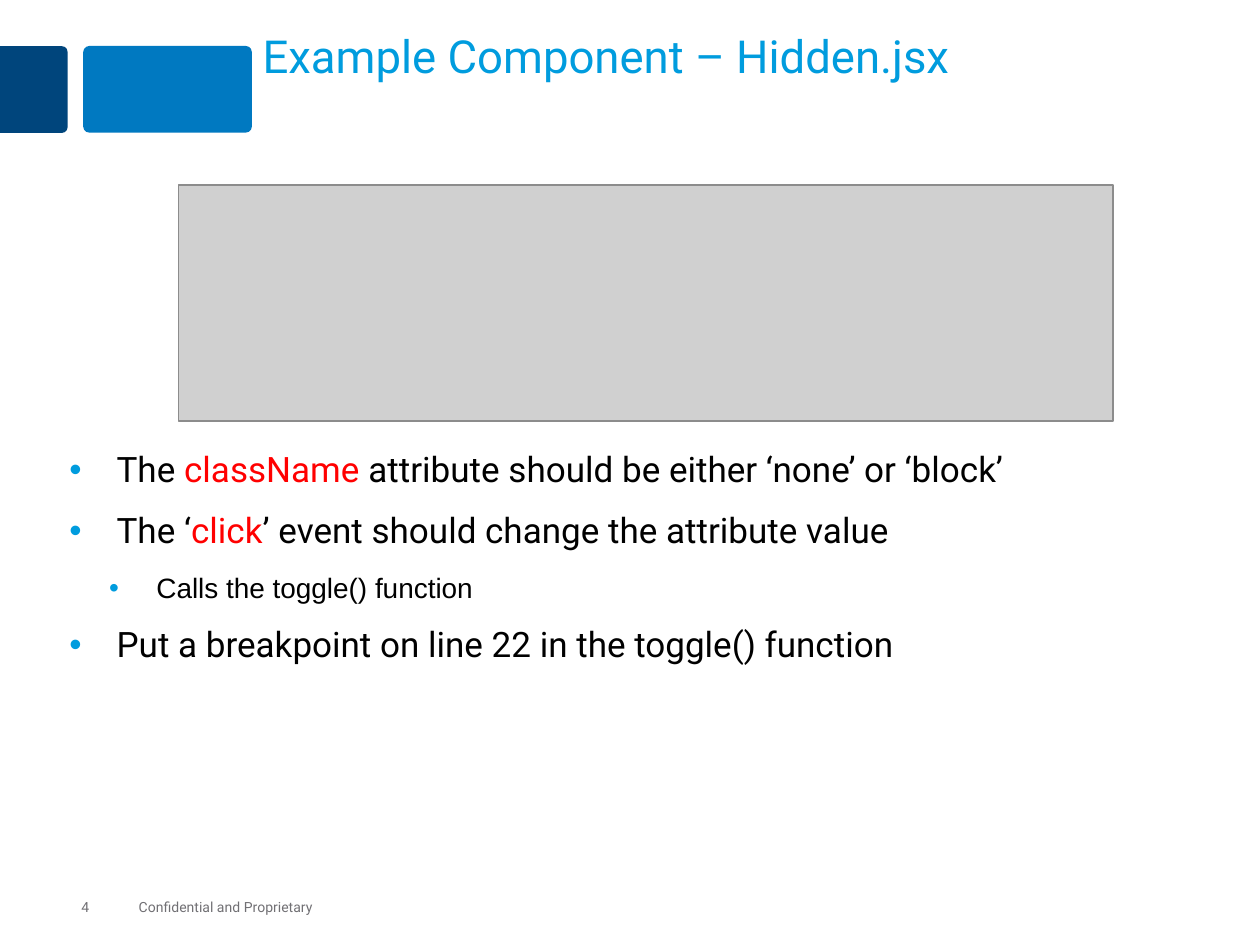
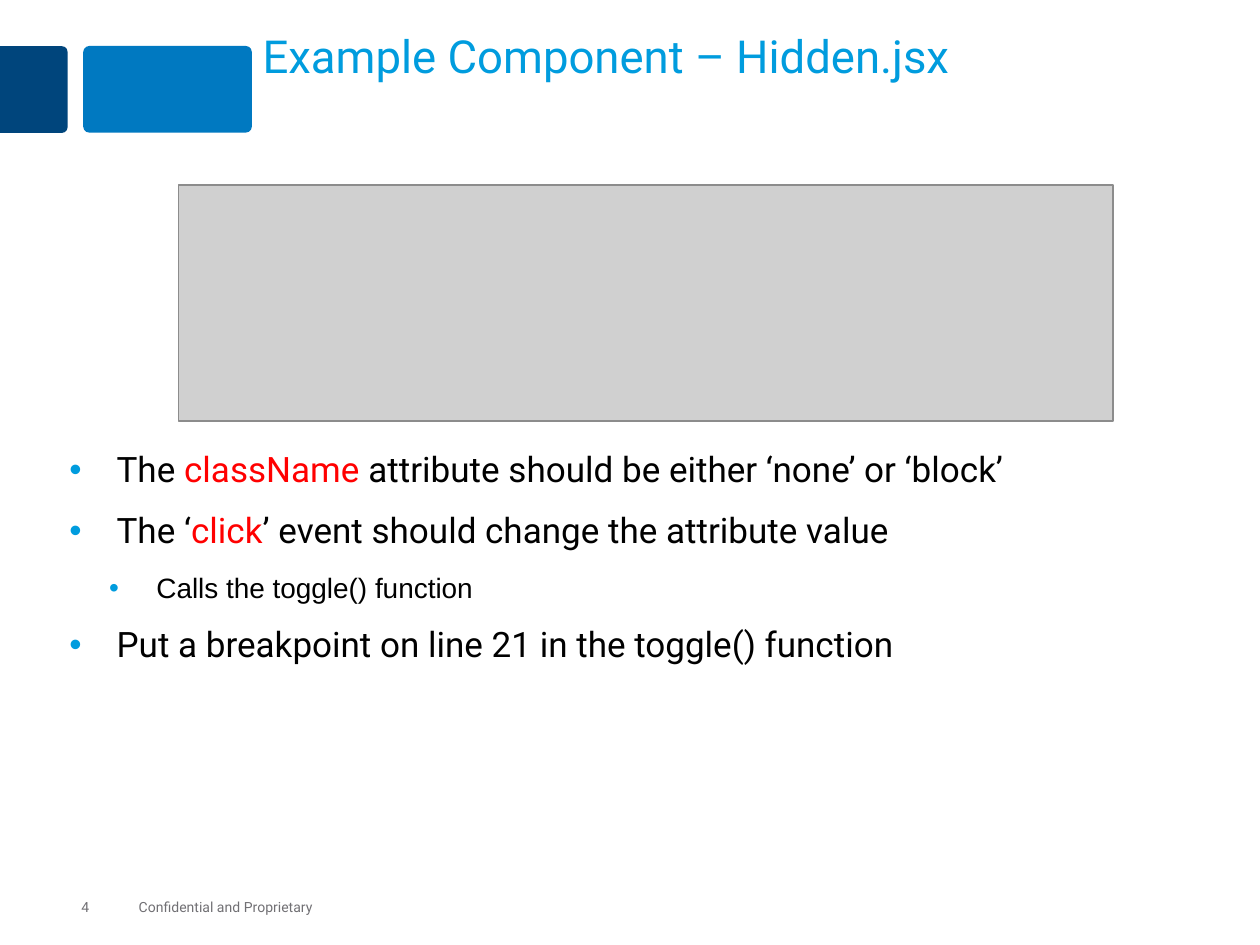
Before and after one commit to MaxMillington/react_practice, a slide deck: slide 4 of lesson-react-60-debugging/react-debugging.pptx. Drawn at 1260x945 pixels with LibreOffice and Linux fonts; fonts in the diff are those of the drawing; grey boxes stand for pictures. Boxes give left, top, right and bottom in pixels: in the first picture for what was removed or moved away, otherwise in the second. Text is boxed around its words. In the diff, an @@ line names an element or a change of style, - is before the commit and + after.

Commit message:
Change line number 22 to 21

```diff
--- a/lesson-react-60-debugging/react-debugging.pptx
+++ b/lesson-react-60-debugging/react-debugging.pptx
@@ text at bbox=[117, 629, 893, 665]: text changed @@
-• Put a breakpoint on line 22 in the toggle() function
+• Put a breakpoint on line 21 in the toggle() function
```
Also in this commit, not shown: 1 other file.
